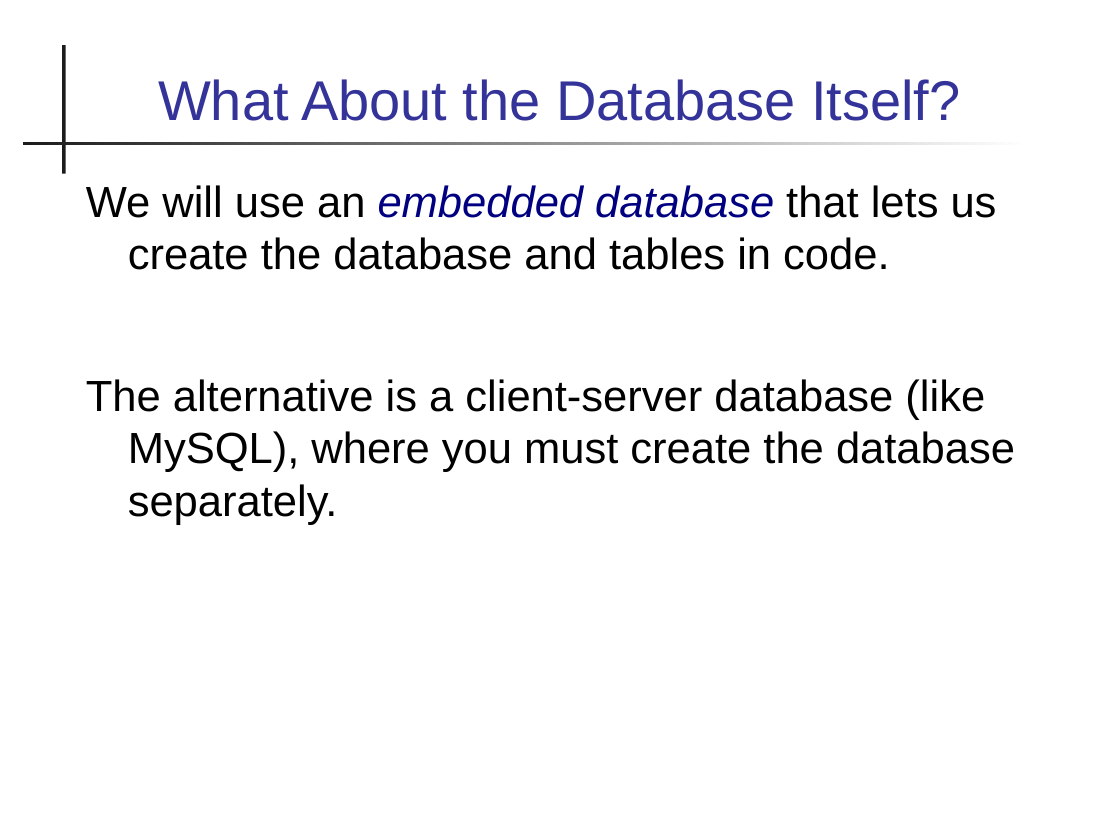
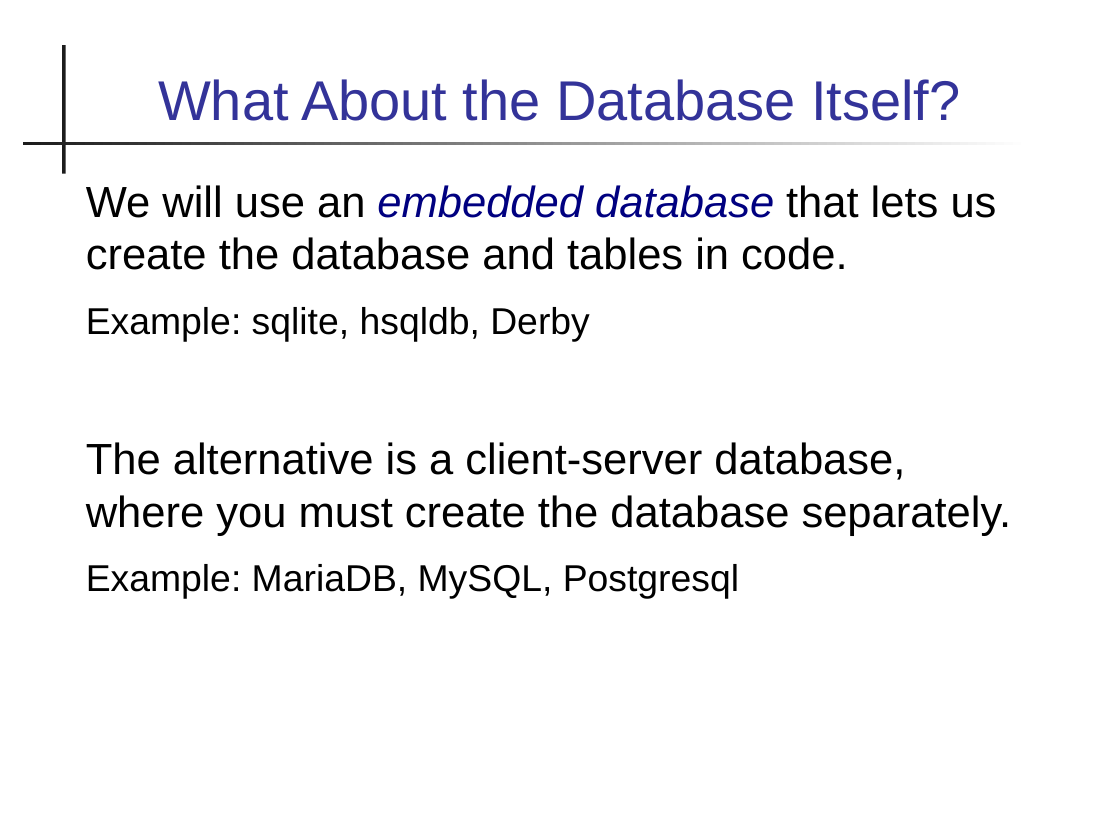
Before and after one commit to skeoop/skeoop.github.io, a slide deck: slide 6 of database/4-Intro-to-ORM.pptx. Drawn at 1120x840 pixels with LibreOffice and Linux fonts; fonts in the diff are those of the drawing. Boxes give left, top, right and bottom in pixels: in the first picture for what was removed or moved away, otherwise in the second. Text is boxed around its words. In the diff, an @@ line names an element or a change of style, - is before the commit and + after.

```diff
--- a/database/4-Intro-to-ORM.pptx
+++ b/database/4-Intro-to-ORM.pptx
@@ text at [86, 185, 997, 270]: indent changed @@
@@ text at [86, 307, 1012, 599]: text changed @@
-The alternative is a client-server database (like MySQL), where you must create the database separately.
+Example: sqlite, hsqldb, Derby
+The alternative is a client-server database, where you must create the database separately.
+Example: MariaDB, MySQL, Postgresql
```
Also in this commit, not shown: 26 other slides changed, 19 other files.
